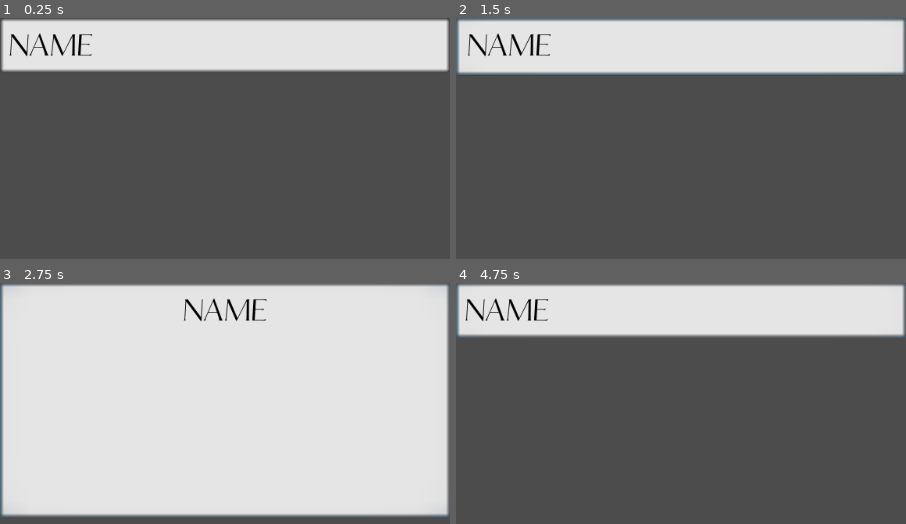
Above: before the commit, frames 1-4 (two rows, left to right).
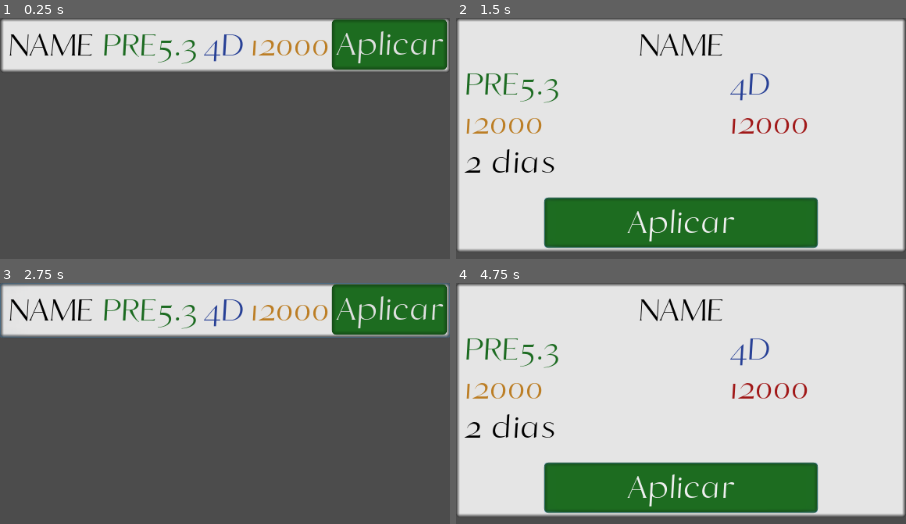
Above: after the commit, the same moments.

Repository: AndreMoukarzel/Grana-Preta
Game: Godot game, scene res://broker/bond/Bond.tscn
The game is run twice, just before and just after one commit, with the same random seed, the same clock (stepped at 60 frames per second) and the same inputs. This scene is started directly instead of the project's main scene.
Inputs (mouse positions are in pixels of both pictures, inside the frame that each line leads up to):
- Up to frame 1 (0.25 s): no input
- Up to frame 2 (1.5 s): click "NAME" at 0.5 s; click (681, 222) at 1.25 s, where only the run after the commit has a clickable "Aplicar"
- Up to frame 3 (2.75 s): click "NAME" at 2 s
- Up to frame 4 (4.75 s): click (847, 309) at 2.75 s, where only the run after the commit has a clickable "Aplicar"; click "NAME" at 3.5 s; click (681, 487) at 4.25 s, where only the run after the commit has a clickable "Aplicar"

The runs differ from the first frame. In frame 1, 6.6% of the frame differs, in the area x 23-100%, y 0-22%; in frame 2, 75%; in frame 3, 83%, in the area x 0-100%, y 0-98%; in frame 4, 77%.

Commit message:
Add Bond layout

Diff:
--- a/broker/bond/Bond.gd
+++ b/broker/bond/Bond.gd
@@ -9,6 +9,13 @@
 const SUBJECT_LESSON_SCN = preload("res://school/Subjects/SubjectLesson.tscn")
 
 var is_open = false
+var bond_name : String
+var rentability : float
+var rentability_type : String # Pre, Pos index or Pos provisioned
+var expiration
+var min_investment : int
+var min_time
+var taxes
 
 
 func setup():
@@ -23,18 +30,34 @@
 
 
 func close():
+	$MinTime.hide()
+	$Taxes.hide()
+	$Tween.interpolate_property(self, "rect_size:y", null, 70, TWN_TIME, Tween.TRANS_QUAD, Tween.EASE_IN_OUT)
 	$Tween.interpolate_property($Name, "rect_position:x", null, 10, TWN_TIME, Tween.TRANS_QUAD, Tween.EASE_IN_OUT)
-	$Tween.interpolate_property(self, "rect_size:y", null, 70, TWN_TIME, Tween.TRANS_QUAD, Tween.EASE_IN_OUT)
+	$Tween.interpolate_property($Rentability, "rect_position", null, Vector2(130, 0), TWN_TIME, Tween.TRANS_QUAD, Tween.EASE_IN_OUT)
+	$Tween.interpolate_property($Expiration, "rect_position", null, Vector2(260, 0), TWN_TIME, Tween.TRANS_QUAD, Tween.EASE_IN_OUT)
+	$Tween.interpolate_property($MinInvestment, "rect_position", null, Vector2(320, 0), TWN_TIME, Tween.TRANS_QUAD, Tween.EASE_IN_OUT)
+	$Tween.interpolate_property($Apply, "rect_position", null, Vector2(425, 2), TWN_TIME, Tween.TRANS_QUAD, Tween.EASE_IN_OUT)
+	$Tween.interpolate_property($Apply, "rect_size", null, Vector2(147, 64), TWN_TIME, Tween.TRANS_QUAD, Tween.EASE_IN_OUT)
 	$Tween.start()
 
 	is_open = false
-	emit_signal("closed", get_parent())
+	emit_signal("closed", self)
 
 
 func open():
+	$MinTime.show()
+	$Taxes.show()
+	$Tween.interpolate_property(self, "rect_size:y", null, 300, TWN_TIME, Tween.TRANS_QUAD, Tween.EASE_IN_OUT)
 	$Tween.interpolate_property($Name, "rect_position:x", null, (rect_size.x - $Name.rect_size.x)/2, TWN_TIME, Tween.TRANS_QUAD, Tween.EASE_IN_OUT)
-	$Tween.interpolate_property(self, "rect_size:y", null, 300, TWN_TIME, Tween.TRANS_QUAD, Tween.EASE_IN_OUT)
+	$Tween.interpolate_property($Rentability, "rect_position", null, Vector2(10, 50), TWN_TIME, Tween.TRANS_QUAD, Tween.EASE_IN_OUT)
+	$Tween.interpolate_property($Expiration, "rect_position", null, Vector2(350, 50), TWN_TIME, Tween.TRANS_QUAD, Tween.EASE_IN_OUT)
+	$Tween.interpolate_property($MinInvestment, "rect_position", null, Vector2(10, 100), TWN_TIME, Tween.TRANS_QUAD, Tween.EASE_IN_OUT)
+	$Tween.interpolate_property($Apply, "rect_position", null, Vector2((rect_size.x - 350)/2, 230), TWN_TIME, Tween.TRANS_QUAD, Tween.EASE_IN_OUT)
+	$Tween.interpolate_property($Apply, "rect_size:x", null, 350, TWN_TIME, Tween.TRANS_QUAD, Tween.EASE_IN_OUT)
+	$Tween.interpolate_property($MinTime, "modulate", Color(1, 1, 1, 0), Color(1, 1, 1, 1), 2*TWN_TIME, Tween.TRANS_QUAD, Tween.EASE_IN_OUT)
+	$Tween.interpolate_property($Taxes, "modulate", Color(1, 1, 1, 0), Color(1, 1, 1, 1), 2*TWN_TIME, Tween.TRANS_QUAD, Tween.EASE_IN_OUT)
 	$Tween.start()
 
 	is_open = true
-	emit_signal("opened", get_parent())
+	emit_signal("opened", self)
--- a/broker/bond/Bond.tscn
+++ b/broker/bond/Bond.tscn
@@ -16,30 +16,104 @@
 corner_radius_bottom_right = 5
 corner_radius_bottom_left = 5
 
-[sub_resource type="DynamicFont" id=1]
+[sub_resource type="DynamicFont" id=2]
 size = 50
 use_mipmaps = true
 use_filter = true
 font_data = ExtResource( 2 )
 
+[sub_resource type="StyleBoxFlat" id=3]
+bg_color = Color( 0.117647, 0.427451, 0.129412, 1 )
+border_width_left = 5
+border_width_top = 5
+border_width_right = 5
+border_width_bottom = 5
+border_color = Color( 0.0823529, 0.294118, 0.0901961, 1 )
+border_blend = true
+corner_radius_top_left = 5
+corner_radius_top_right = 5
+corner_radius_bottom_right = 5
+corner_radius_bottom_left = 5
+
 [node name="Bond" type="Button"]
 anchor_right = 1.0
 anchor_bottom = 1.0
 margin_bottom = -954.0
-custom_styles/hover = SubResource( 2 )
-custom_styles/pressed = SubResource( 2 )
-custom_styles/normal = SubResource( 2 )
+rect_min_size = Vector2( 576, 70 )
+custom_styles/hover = SubResource( 1 )
+custom_styles/pressed = SubResource( 1 )
+custom_styles/normal = SubResource( 1 )
 script = ExtResource( 1 )
 
 [node name="Name" type="Label" parent="."]
 margin_left = 10.0
 margin_right = 120.0
 margin_bottom = 70.0
-custom_fonts/font = SubResource( 1 )
+custom_fonts/font = SubResource( 2 )
 custom_colors/font_color = Color( 0, 0, 0, 1 )
 text = "NAME"
 valign = 1
 
+[node name="Rentability" type="Label" parent="."]
+margin_left = 130.0
+margin_right = 291.0
+margin_bottom = 70.0
+custom_fonts/font = SubResource( 2 )
+custom_colors/font_color = Color( 0.113725, 0.423529, 0.133333, 1 )
+text = "PRE5.3"
+valign = 1
+
+[node name="Expiration" type="Label" parent="."]
+margin_left = 260.0
+margin_right = 312.0
+margin_bottom = 70.0
+custom_fonts/font = SubResource( 2 )
+custom_colors/font_color = Color( 0.156863, 0.254902, 0.592157, 1 )
+text = "4D"
+valign = 1
+
+[node name="MinInvestment" type="Label" parent="."]
+margin_left = 320.0
+margin_right = 421.0
+margin_bottom = 70.0
+custom_fonts/font = SubResource( 2 )
+custom_colors/font_color = Color( 0.741176, 0.498039, 0.14902, 1 )
+text = "12000"
+valign = 1
+
+[node name="MinTime" type="Label" parent="."]
+visible = false
+margin_left = 10.0
+margin_top = 150.0
+margin_right = 111.0
+margin_bottom = 220.0
+custom_fonts/font = SubResource( 2 )
+custom_colors/font_color = Color( 0, 0, 0, 1 )
+text = "2 dias"
+valign = 1
+
+[node name="Taxes" type="Label" parent="."]
+visible = false
+margin_left = 350.0
+margin_top = 100.0
+margin_right = 451.0
+margin_bottom = 170.0
+custom_fonts/font = SubResource( 2 )
+custom_colors/font_color = Color( 0.635294, 0.101961, 0.101961, 1 )
+text = "12000"
+valign = 1
+
+[node name="Apply" type="Button" parent="."]
+margin_left = 425.0
+margin_top = 2.0
+margin_right = 572.0
+margin_bottom = 66.0
+custom_styles/hover = SubResource( 3 )
+custom_styles/pressed = SubResource( 3 )
+custom_styles/normal = SubResource( 3 )
+custom_fonts/font = SubResource( 2 )
+text = "Aplicar"
+
 [node name="Tween" type="Tween" parent="."]
 
 [connection signal="pressed" from="." to="." method="_on_Bond_pressed"]
Not shown: 1 places in broker/bond/Bond.tscn that only renumber resources
